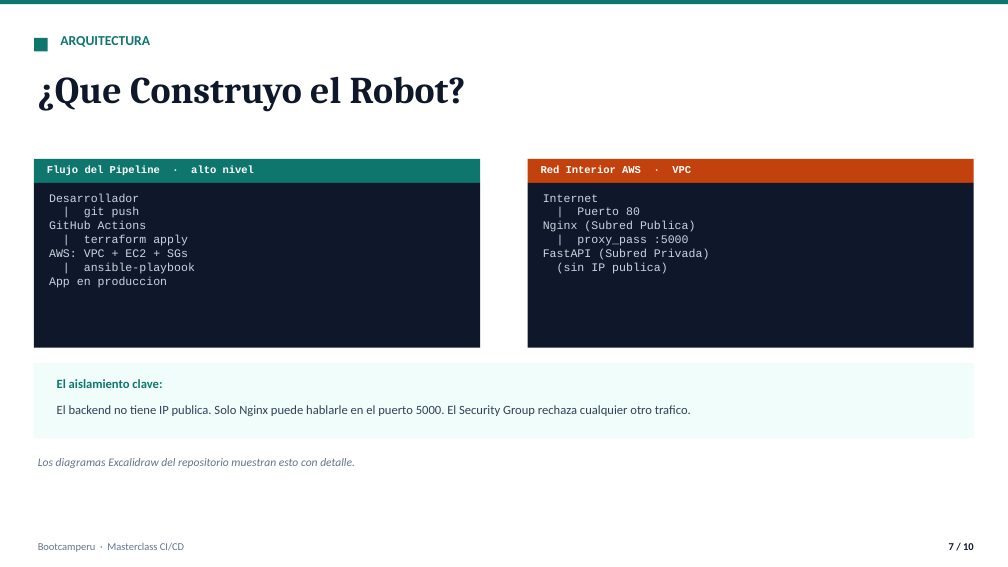
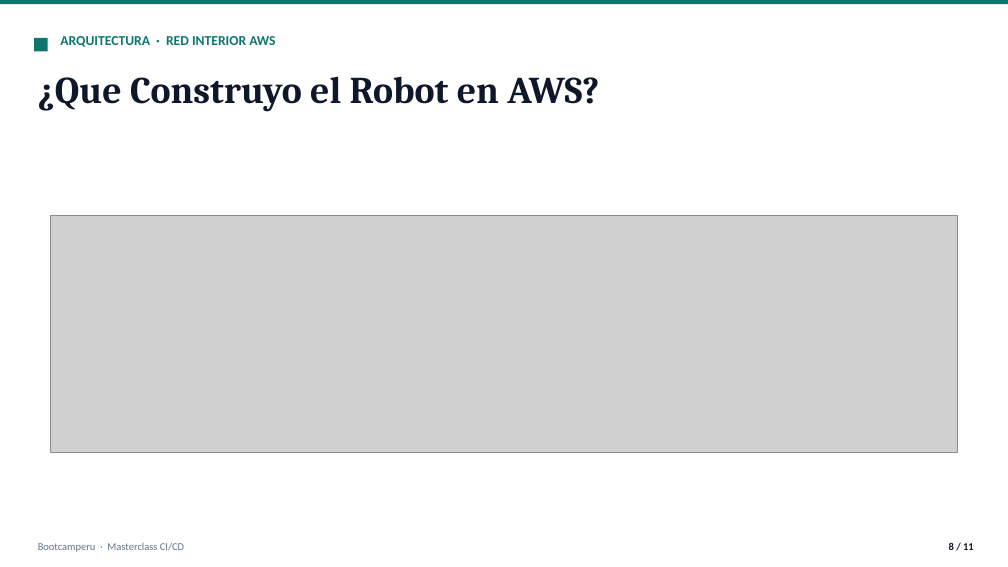
Before and after one commit to ScrambledBits/masterclass-de_local_a_nube, a slide deck: slide 8 of presentation/final_presentation.pptx (slide 7 before the commit). Drawn at 1008x567 pixels with LibreOffice and Linux fonts; fonts in the diff are those of the drawing; grey boxes stand for pictures. Boxes give left, top, right and bottom in pixels: in the first picture for what was removed or moved away, otherwise in the second. Text is boxed around its words. In the diff, an @@ line names an element or a change of style, - is before the commit and + after.

Commit message:
feat(diagramas): redisenar como landscape e integrar en PPTX y README
- Redisenar pipeline_flow como layout de dos filas (horizontal, ratio 3.15:1)
- Redisenar cloud_interior como flujo horizontal (Internet→IGW→Nginx→FastAPI, ratio 3.82:1)
- Traducir todas las etiquetas al espanol neutro
- Reemplazar slide 7 de texto por dos slides de imagen (slides 7 y 8)
- Actualizar numeracion de slides de /10 a /11
- Agregar diagramas al README.md con imagenes renderizadas
- Eliminar archivos .excalidraw obsoletos

```diff
--- a/presentation/final_presentation.pptx
+++ b/presentation/final_presentation.pptx
@@ text at (60,36,275,47): text changed @@
-ARQUITECTURA
+ARQUITECTURA · RED INTERIOR AWS
@@ text at (38,76,599,112): text changed @@
-¿Que Construyo el Robot?
+¿Que Construyo el Robot en AWS?
@@ rectangle removed at (34,159,480,183) @@
@@ text removed at (47,166,254,176) @@
-Flujo del Pipeline · alto nivel
@@ rectangle removed at (528,159,974,183) @@
@@ text removed at (541,166,691,173) @@
-Red Interior AWS · VPC
@@ rectangle removed at (34,183,480,348) @@
@@ text removed at (49,193,195,288) @@
-Desarrollador
-| git push
-GitHub Actions
-| terraform apply
-AWS: VPC + EC2 + SGs
-| ansible-playbook
-App en produccion
@@ rectangle removed at (528,183,974,348) @@
@@ text removed at (543,194,710,274) @@
-Internet
-| Puerto 80
-Nginx (Subred Publica)
-| proxy_pass :5000
-FastAPI (Subred Privada)
-(sin IP publica)
@@ picture added at (51,216,958,453) @@
@@ rectangle removed at (34,363,974,439) @@
@@ text removed at (57,379,162,388) @@
-El aislamiento clave:
@@ text removed at (57,405,691,416) @@
-El backend no tiene IP publica. Solo Nginx puede hablarle en el puerto 5000. El Security Group rechaza cualquier otro trafico.
@@ text removed at (38,458,355,468) @@
-Los diagramas Excalidraw del repositorio muestran esto con detalle.
@@ text at (949,543,974,550): text changed @@
-7 / 10
+8 / 11
```
Also in this commit, not shown: 7 other slides changed, 1 slide added, 8 other files.
